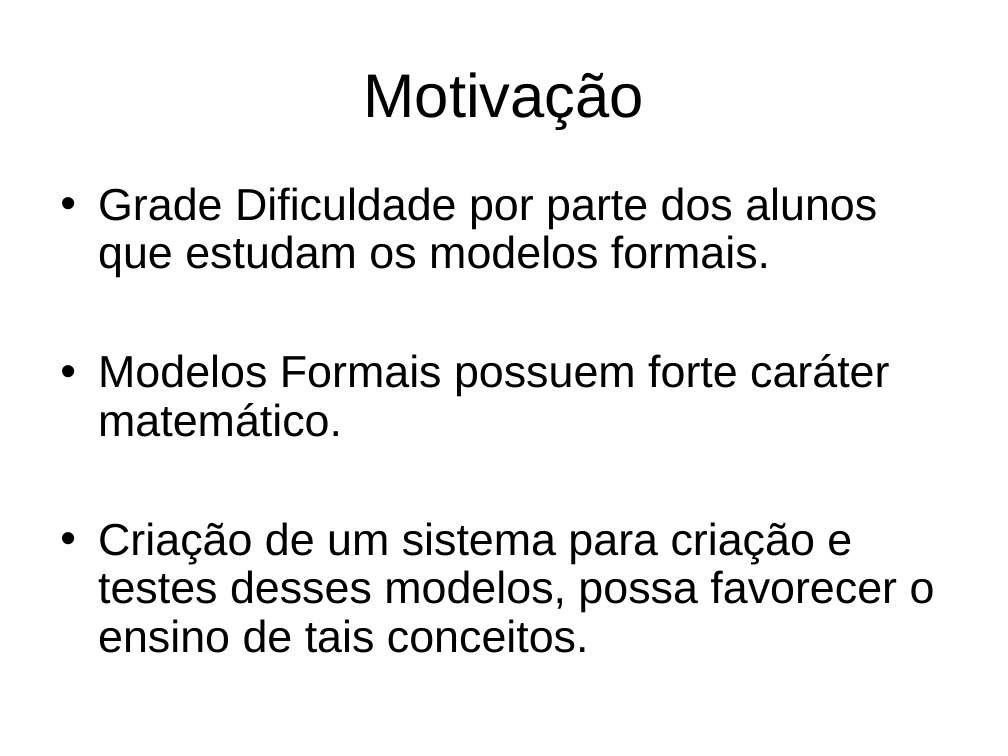
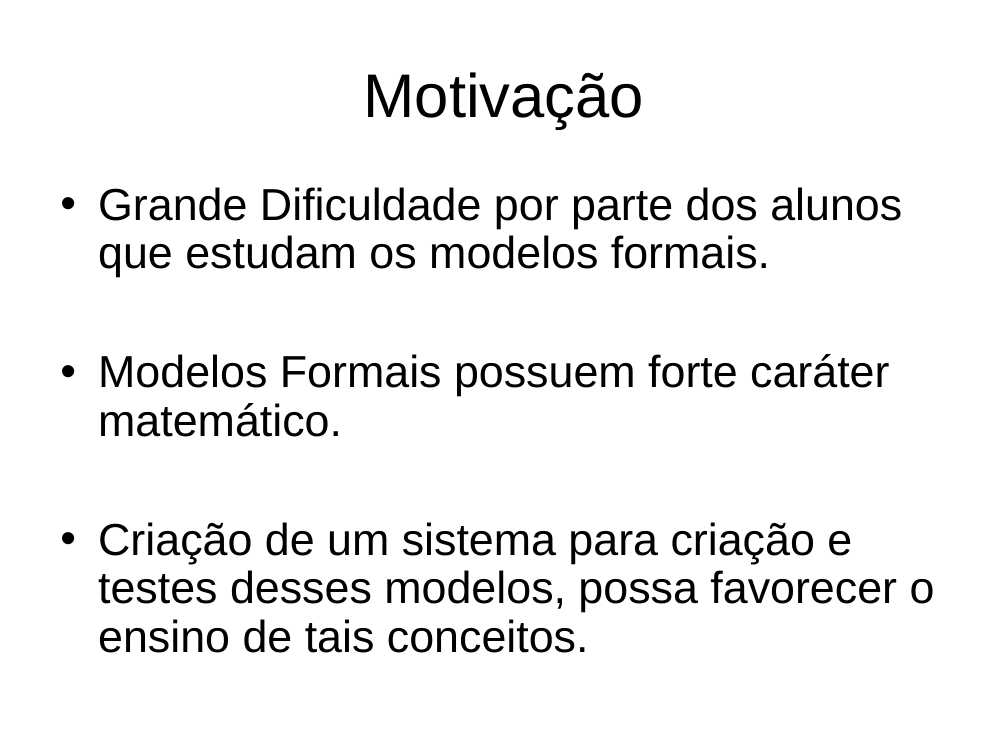
Before and after one commit to eduardoabreubg/sctmf, a slide deck: slide 4 of trunk/sctmf/documentation/Apresentação.ppt. Drawn at 1008x756 pixels with LibreOffice and Linux fonts; fonts in the diff are those of the drawing. Boxes give left, top, right and bottom in pixels: in the first picture for what was removed or moved away, otherwise in the second. Text is boxed around its words. In the diff, an @@ line names an element or a change of style, - is before the commit and + after.

```diff
--- a/trunk/sctmf/documentation/Apresentação.ppt
+++ b/trunk/sctmf/documentation/Apresentação.ppt
@@ text at (98,187,902,277): text changed @@
-• Grade Dificuldade por parte dos alunos que estudam os modelos formais.
+• Grande Dificuldade por parte dos alunos que estudam os modelos formais.
```
Also in this commit, not shown: 5 other slides changed, 3 slides added, 3 slides removed, 2 other files.
